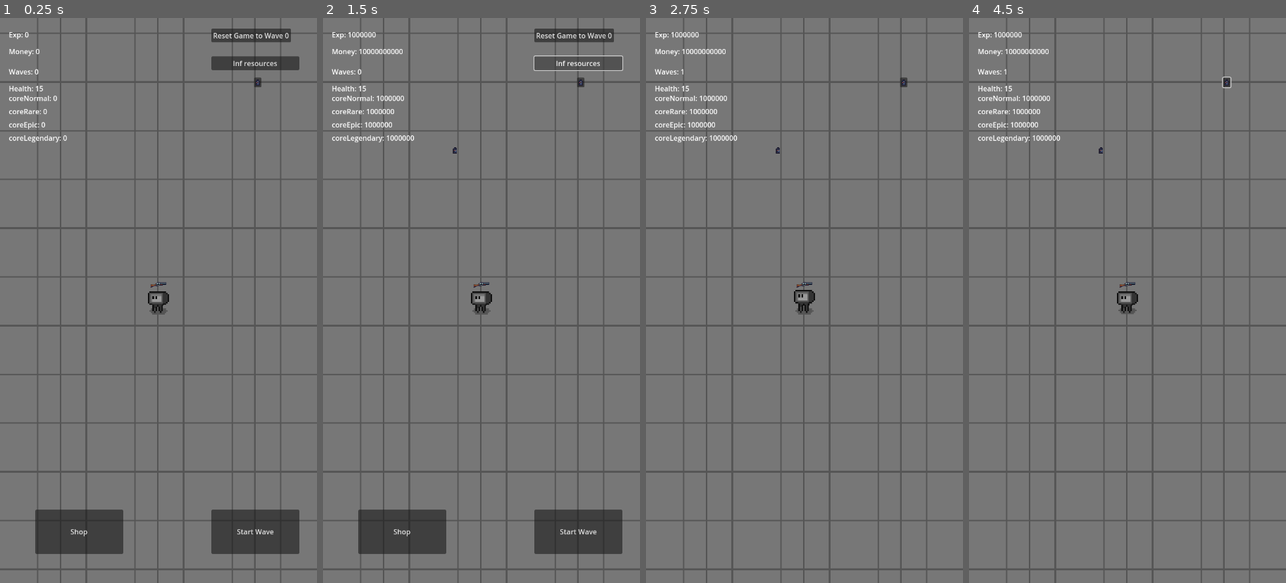
Above: before the commit, frames 1-4 (left to right).
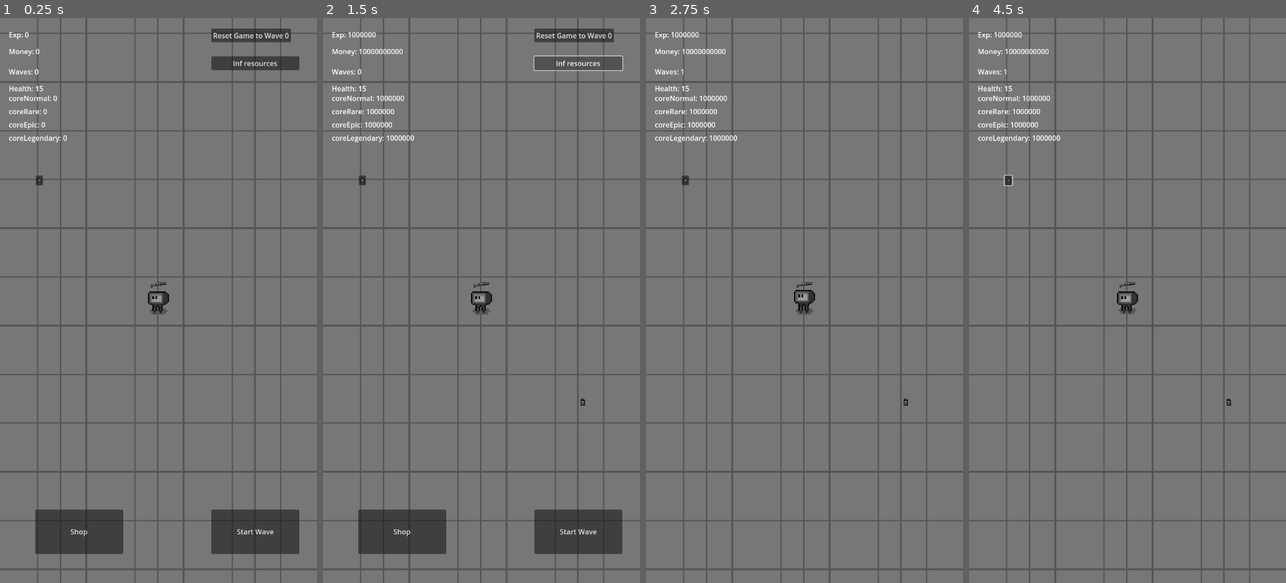
Above: after the commit, the same moments.

Repository: Davideee03/MobileComputing
Game: Godot game, scene res://Scenes/Towns/Town.tscn
Same seed, same stepped clock (60 frames per second), same inputs: the game is played once before the commit and once after it. Sound files missing from this copy of the repository are replaced by a short silence.
Inputs (mouse positions are in pixels of both pictures, inside the frame that each line leads up to; where the layout moved, square brackets give the same spot in the first picture):
- Up to frame 1 (0.25 s): no input
- Up to frame 2 (1.5 s): click (361, 181) [579, 80] at 0.5 s; click "Inf resources" at 1.25 s
- Up to frame 3 (2.75 s): click "Start Wave" at 2 s
- Up to frame 4 (4.5 s): click (1007, 181) [1225, 80] at 2.75 s; click (1007, 181) [1225, 80] at 3.5 s; move the mouse to (1197, 272) at 4.27 s; tap A (a) at 4.35 s; click (1197, 272) at 4.42 s

The runs differ from the first frame. In frame 1, less than 0.1% of the frame differs, in the area x 11-83%, y 10-30%; in frame 2, 0.1%; in frame 3, 0.1%; in frame 4, 0.2%, in the area x 10-83%, y 10-69%.

Commit message:
Work in Progress on Mine

Diff:
--- a/Scenes/Towns/Town.tscn
+++ b/Scenes/Towns/Town.tscn
@@ -1,8 +1,10 @@
-[gd_scene load_steps=15 format=4 uid="uid://cu3i1p3knb8dp"]
+[gd_scene load_steps=17 format=4 uid="uid://cu3i1p3knb8dp"]
 
 [ext_resource type="PackedScene" uid="uid://7lfiufia8slp" path="res://Scenes/Player/Player.tscn" id="2_ko0f8"]
 [ext_resource type="PackedScene" uid="uid://cftrkiyi740hw" path="res://Scenes/UI/Shop.tscn" id="3_iquj0"]
 [ext_resource type="Texture2D" uid="uid://d3cuppqtwq30" path="res://Sprites/Explosives/Mine.png" id="5_xkbsr"]
+[ext_resource type="Script" path="res://Scripts/UI/ExplosivesButton.gd" id="6_jdtkt"]
+[ext_resource type="PackedScene" uid="uid://cdqnsmky25kr1" path="res://Scenes/Explosives/Mine.tscn" id="7_iuk4v"]
 [ext_resource type="Script" path="res://Scripts/Weapons/Computer.gd" id="7_mpx2t"]
 [ext_resource type="Script" path="res://Scripts/Enemies/Spawners.gd" id="8_1d40r"]
 [ext_resource type="Texture2D" uid="uid://yb31726ijnte" path="res://Sprites/Enviroment/Floor.png" id="8_mmq2u"]
@@ -95,14 +97,6 @@
 mouse_filter = 2
 script = ExtResource("10_avg3d")
 
-[node name="Mine" type="Button" parent="Player/UI/UI"]
-layout_mode = 0
-offset_left = 577.0
-offset_top = 135.0
-offset_right = 594.0
-offset_bottom = 157.0
-icon = ExtResource("5_xkbsr")
-
 [node name="Buttons" type="Control" parent="Player/UI/UI"]
 layout_mode = 1
 anchors_preset = 15
@@ -279,6 +273,22 @@
 offset_bottom = 283.0
 text = "CoreLegendary: 0"
 
+[node name="Explosives" type="Control" parent="Player/UI"]
+layout_mode = 3
+anchors_preset = 0
+offset_left = 80.6783
+offset_top = 357.425
+offset_right = 120.678
+offset_bottom = 397.425
+script = ExtResource("6_jdtkt")
+mine = ExtResource("7_iuk4v")
+
+[node name="Mine" type="Button" parent="Player/UI/Explosives"]
+layout_mode = 0
+offset_right = 17.0
+offset_bottom = 22.0
+icon = ExtResource("5_xkbsr")
+
 [node name="Computer" type="Node2D" parent="." groups=["Computer"]]
 unique_name_in_owner = true
 script = ExtResource("7_mpx2t")
@@ -330,10 +340,10 @@
 
 [node name="BulletContainer" type="Node" parent="."]
 
-[connection signal="button_down" from="Player/UI/UI/Mine" to="Player/UI/UI" method="_on_mine_button_down"]
 [connection signal="button_down" from="Player/UI/UI/Buttons/StartWaveButton" to="Player/Spawners" method="_on_start_wave_button_down"]
 [connection signal="button_down" from="Player/UI/UI/Buttons/StartWaveButton" to="Player/UI/UI" method="_on_start_wave_button_button_down"]
 [connection signal="button_down" from="Player/UI/UI/Buttons/ShopButton" to="Player/UI/UI" method="_on_shop_button_button_down"]
 [connection signal="button_down" from="Player/UI/UI/Buttons/ResetGame" to="Player/UI/UI" method="_on_reset_game_button_down"]
 [connection signal="button_down" from="Player/UI/UI/Buttons/Cheats" to="Player/UI/UI" method="_on_cheats_button_down"]
 [connection signal="button_down" from="Player/UI/UI/Shop/ShopBack" to="Player/UI/UI" method="_on_shop_back_button_down"]
+[connection signal="button_down" from="Player/UI/Explosives/Mine" to="Player/UI/Explosives" method="_on_mine_button_down"]
--- a/Scripts/Explosives/Explosives.gd
+++ b/Scripts/Explosives/Explosives.gd
@@ -2,7 +2,6 @@
 extends Node
 
 var mine : PackedScene = preload("res://Scenes/Explosives/Mine.tscn")
-
 var position = Vector2 (200,200)
 
 # Called when the node enters the scene tree for the first time.
--- a/Scripts/Explosives/Mine.gd
+++ b/Scripts/Explosives/Mine.gd
@@ -1,4 +1,4 @@
-extends Node2D
+extends Explosives
 
 var damage : float = 5.0
 var time : float = 0.1
@@ -17,3 +17,8 @@
 	area.take_damage(damage)
 	print("Danno")
 	queue_free()
+
+func _on_button_down() -> void:
+	var explosive = mine.instantiate()
+	add_child(explosive)
+	explosive.global_position = position
--- a/Scripts/UI/ExplosivesButton.gd
+++ b/Scripts/UI/ExplosivesButton.gd
@@ -1,9 +1,7 @@
 class_name ExplosivesShopButton
-extends Button
+extends Control
 
-var explosives : Node2D
-
-@export var new_explosives : Explosives
+@export var mine: PackedScene
 
 # Called when the node enters the scene tree for the first time.
 func _ready() -> void:
@@ -13,3 +11,9 @@
 # Called every frame. 'delta' is the elapsed time since the previous frame.
 func _process(delta: float) -> void:
 	pass
+
+
+func _on_mine_button_down() -> void:
+	var explosive = mine.instantiate()
+	get_tree().root.add_child(explosive)
+	explosive.global_position = Vector2(200,200)
--- a/Scripts/UI/UI.gd
+++ b/Scripts/UI/UI.gd
@@ -66,10 +66,3 @@
 	Stats.current_coreLegendary = 1000000
 	Stats.current_exp = 1000000
 	Stats.emit_stats()
-
-var mine : PackedScene = preload("res://Scenes/Explosives/Mine.tscn")
-var Mineposition = Vector2 (300,300)
-func _on_mine_button_down() -> void:
-	var explosive = mine.instantiate()
-	add_child(explosive)
-	explosive.global_position = Mineposition
